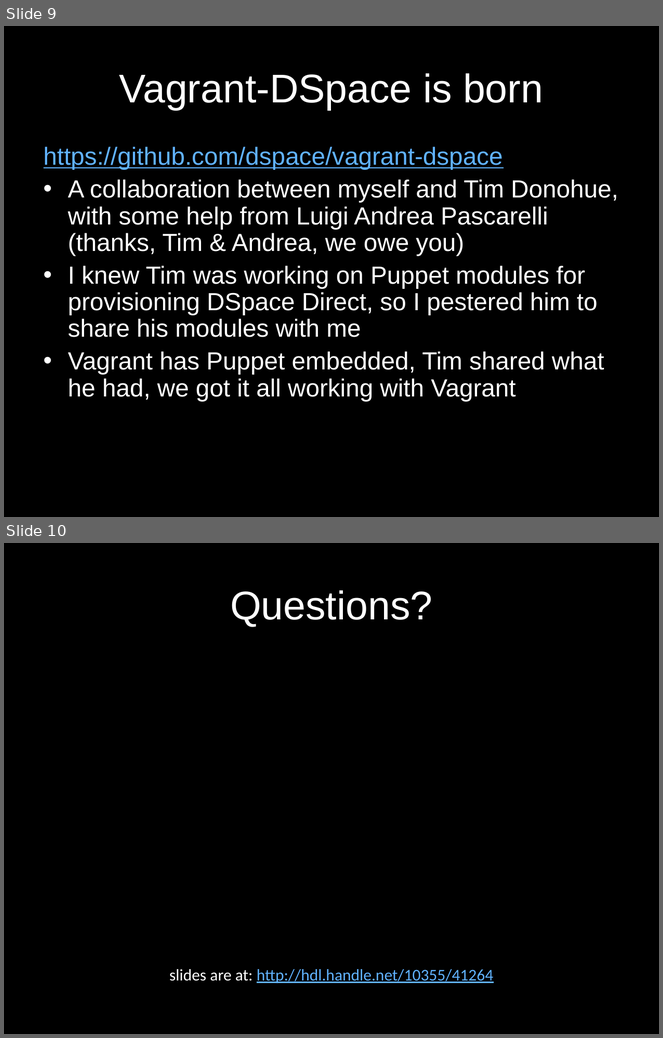
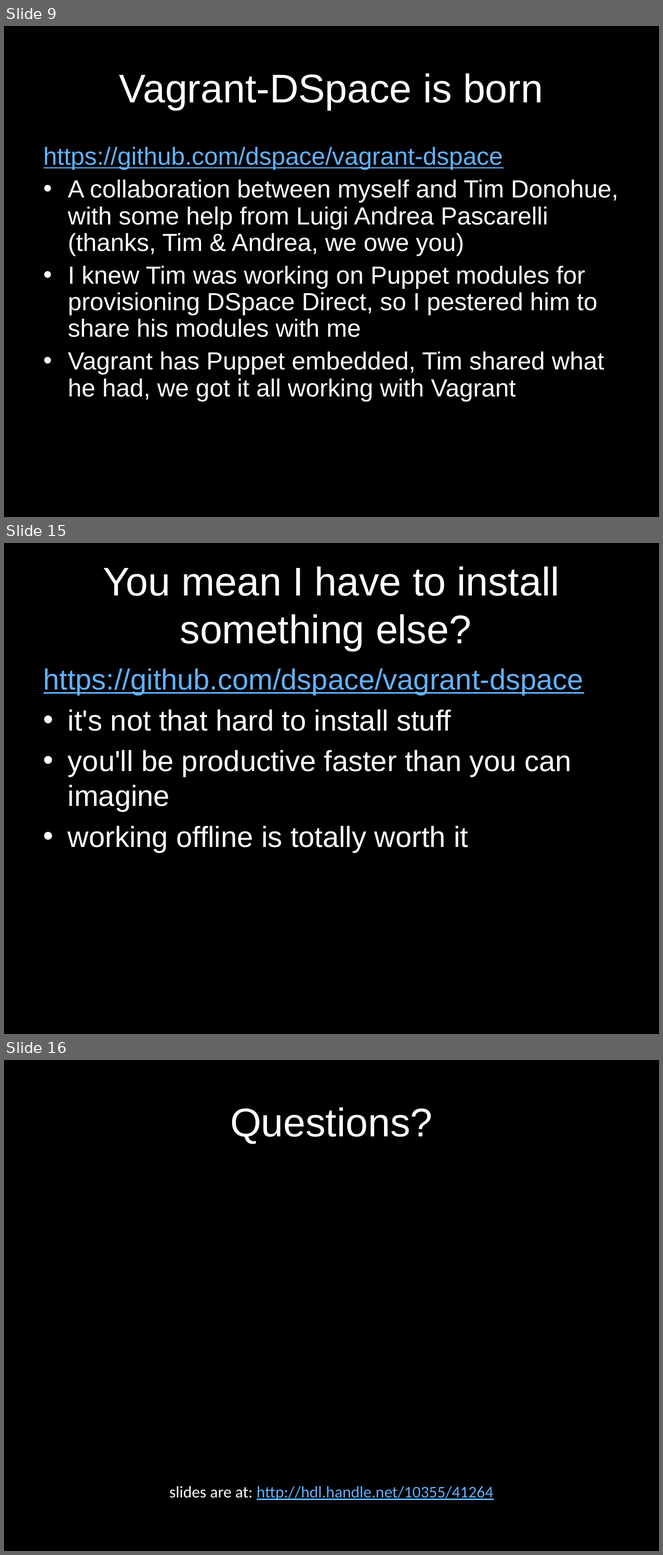
Before and after one commit to hardyoyo/or2015-live-demo-vagrant-dspace, a slide deck: intro_slides.odp. Shown one above the other, each under a label of ours: slides 9 and 10 before the commit, slides 9, 15 and 16 after it; the slides between them are not shown. The pictures are 663x1038 and 663x1555 pixels, drawn with LibreOffice and Linux fonts; fonts in the diff are those of the drawing. Boxes give left, top, right and bottom in pixels: in the first picture for what was removed or moved away, otherwise in the second. Text is boxed around its words. In the diff, an @@ line names an element or a change of style, - is before the commit and + after.

```diff
--- a/intro_slides.odp
+++ b/intro_slides.odp
@@ slide 15 added at [4, 543, 659, 1034], background #000000 @@
@@ title added at [103, 566, 560, 651], 44 pt, text #FFFFFF @@
+You mean I have to install something else?
@@ text added at [44, 668, 584, 853], 32 pt, text #FFFFFF @@
+https://github.com/dspace/vagrant-dspace
+• it's not that hard to install stuff
+• you'll be productive faster than you can imagine
+• working offline is totally worth it
@@ what was slide 10 is now slide 16 @@
```
Also in this commit, not shown: 1 slide changed, 6 other slides added, 1 slide removed, 1 other file.
